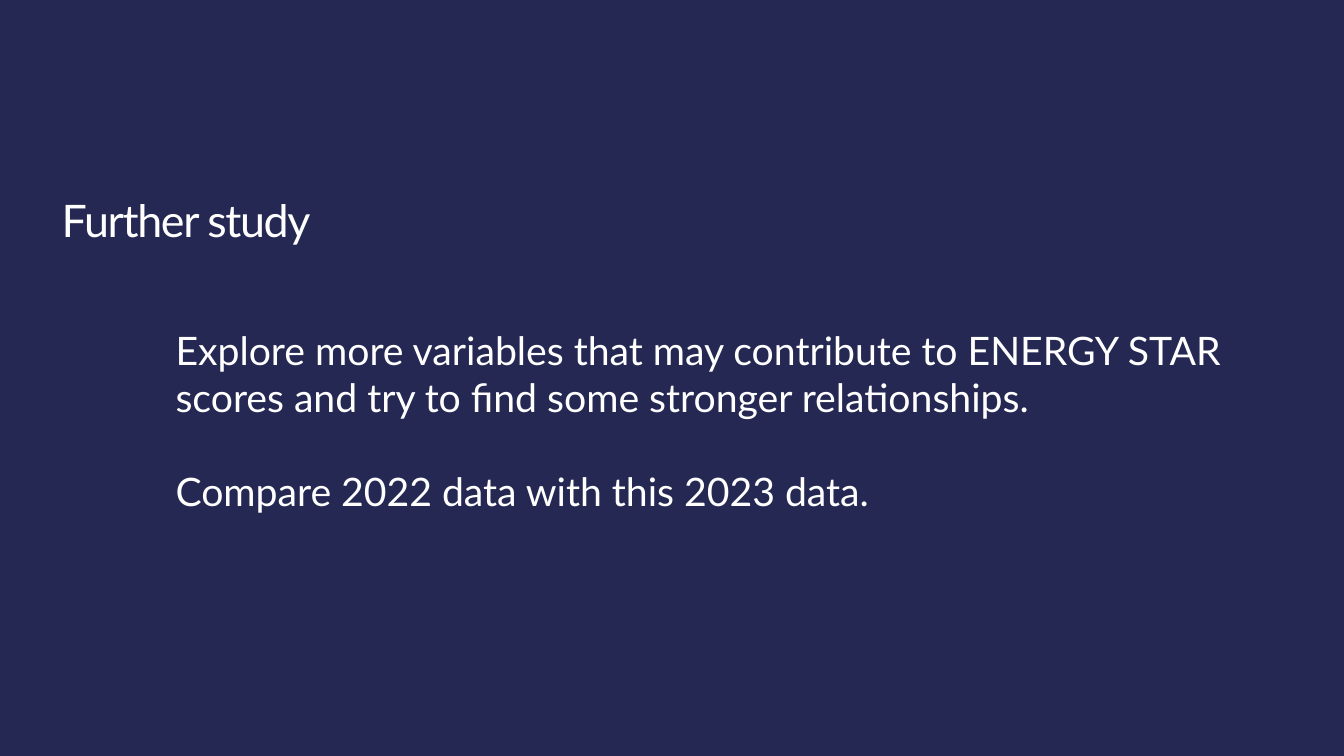
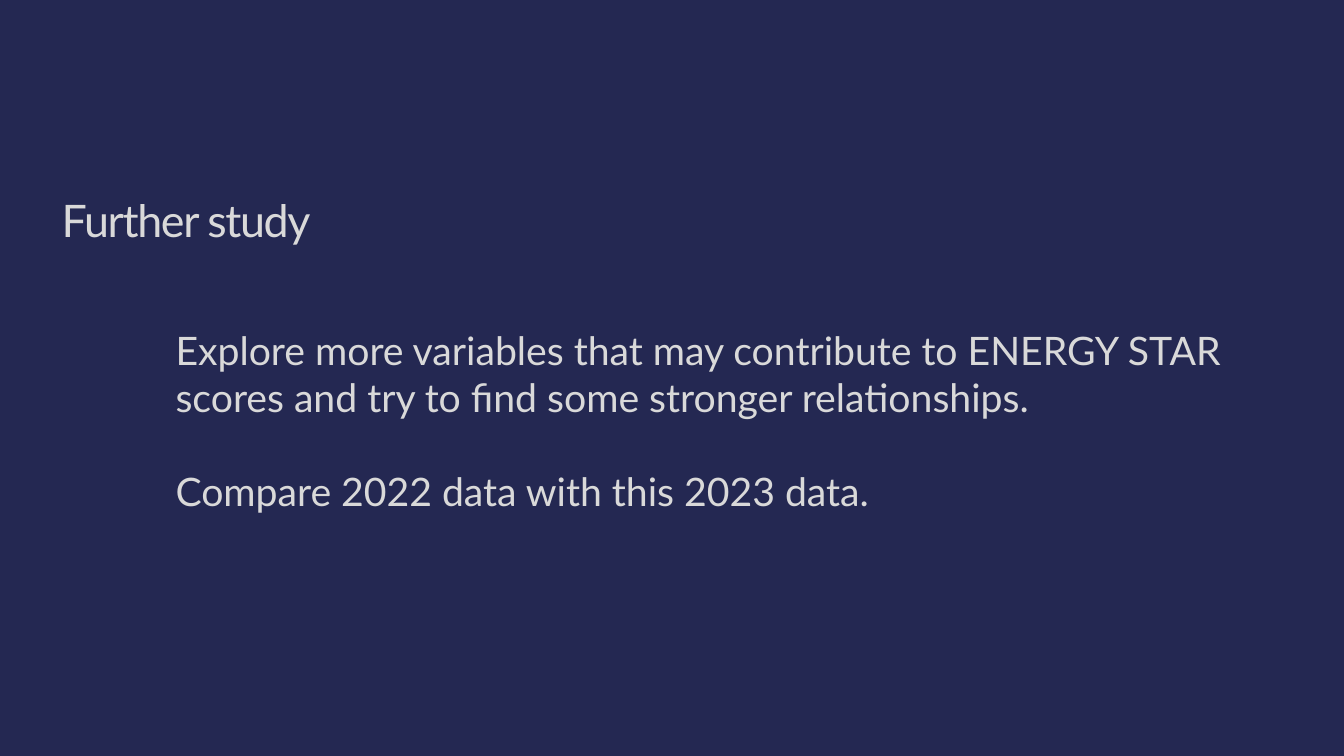
Before and after one commit to Alissa-Ouspen/data110_alissa, a slide deck: slide 13 of project1/Proj1_Present_Energy_Ouspenskaia.pptx. Drawn at 1344x756 pixels with LibreOffice and Linux fonts; fonts in the diff are those of the drawing. Boxes give left, top, right and bottom in pixels: in the first picture for what was removed or moved away, otherwise in the second. Text is boxed around its words. In the diff, an @@ line names an element or a change of style, - is before the commit and + after.

```diff
--- a/project1/Proj1_Present_Energy_Ouspenskaia.pptx
+++ b/project1/Proj1_Present_Energy_Ouspenskaia.pptx
@@ title "Further study" at box(62, 204, 310, 245): text colour #FFFFFF to #D9D9D9 @@
@@ text "Explore more variables that may ..." at box(176, 336, 1221, 513): text colour #FFFFFF to #D9D9D9 @@
```
Also in this commit, not shown: 7 other slides changed, 11 other files.
